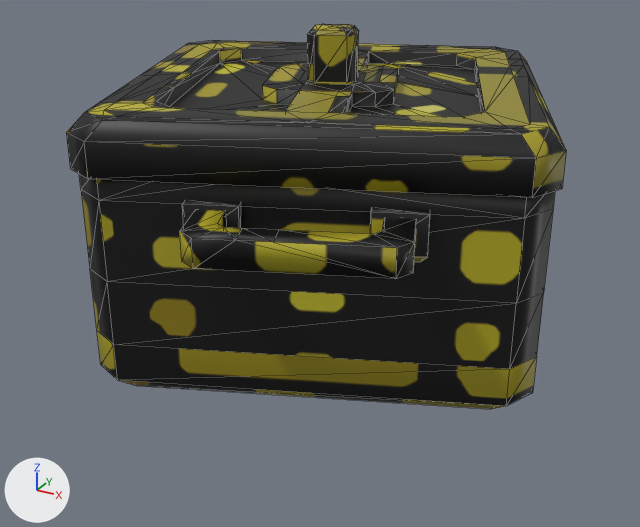
One commit to the FBX model Reference/Resource/Mesh/Animation/Basecamp/BC_cauldron04_change.fbx: the scene before it, then after it.
Both versions are drawn from a 50 mm lens placed at (0.0412, -0.0777, 0.0648), pointed at (0.0, -0.0026, 0.0272). Arrows for +X, +Y and +Z are at lower left; the lights stay in place. Mesh edges are drawn as thin lines. Vertices at the same position are counted once.

Objects in the first picture: 'model04', 'model04 1'.
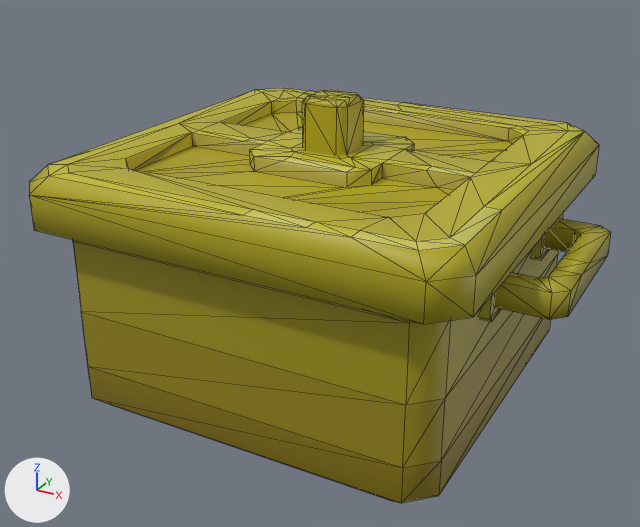
ob_pot_cap is not drawn itself; it is the parent of ob_model04_1.
ob_pot_base is not drawn itself; it is the parent of ob_model04.

The change, as JSON lines over the scene's bpy script:
```json
{"block": "me_model04", "where": "me_model04.from_pydata(...)  # 180 vertices, 308 faces; spans x -2.71..2.71, y -0.02..2.1, z -2.0..2.0"}
{"block": "me_model04", "where": "# used by ob_model04"}
{"block": "me_model04", "change": "me_model04 part 2: texture (UV) coordinates of 308 of 308 faces, centred in x -2.71..2.71, y -0.02..2.1, z -2.0..2.0, changed; they spanned u 0.0..0.99, v 0.0..0.99 and now span u 0.02..0.95, v 0.02..0.97"}
{"block": "me_model04_1", "where": "me_model04_1.from_pydata(...)  # 164 vertices, 314 faces; spans x -2.05..2.05, y -0.47..0.47, z -2.05..2.05"}
{"block": "me_model04_1", "where": "# used by ob_model04_1"}
{"block": "me_model04_1", "change": "me_model04_1 part 1: texture (UV) coordinates of 314 of 314 faces, centred in x -2.05..2.05, y -0.47..0.47, z -2.05..2.05, changed; they spanned u 0.0..1.0, v 0.0..0.95 and now span u 0.02..0.98, v 0.02..0.98"}
{"op": "set", "path": "ob_pot_base.rotation_euler", "old": "(0.0, 1.951, 0.0)", "new": "(0.0, 0.0, 0.0)", "note": "degrees (0, 112, 0) -> degrees (0, 0, 0)"}
{"op": "set", "path": "ob_pot_base.location", "old": "(0.0, -0.767, 0.0)", "new": "(0.0, -1.494, 0.0)"}
{"op": "set", "path": "ob_pot_cap.rotation_euler", "old": "(0.0, 1.947, 0.0)", "new": "(0.0, 0.0, 0.0)", "note": "degrees (0, 112, 0) -> degrees (0, 0, 0)"}
{"op": "set", "path": "ob_pot_cap.location", "old": "(0.0, 1.811, 0.0)", "new": "(0.0, 1.106, 0.0)"}
{"op": "set", "path": "ob_pot_cap.scale", "old": "(1.0, 1.0, 1.0)", "new": "(1.1, 1.1, 1.1)"}
```

Pixel boxes [x1, y1, x2, y2] of what changed, in the pictures (640 x 527 px):
```json
{"object": "model04", "change": "surface changed, moved, turned", "before": [79, 174, 555, 409], "after": [73, 213, 611, 503], "on screen": "black to yellow"}
{"object": "model04 1", "change": "surface changed, moved, rescaled, turned", "before": [66, 24, 566, 198], "after": [29, 88, 599, 324]}
```
